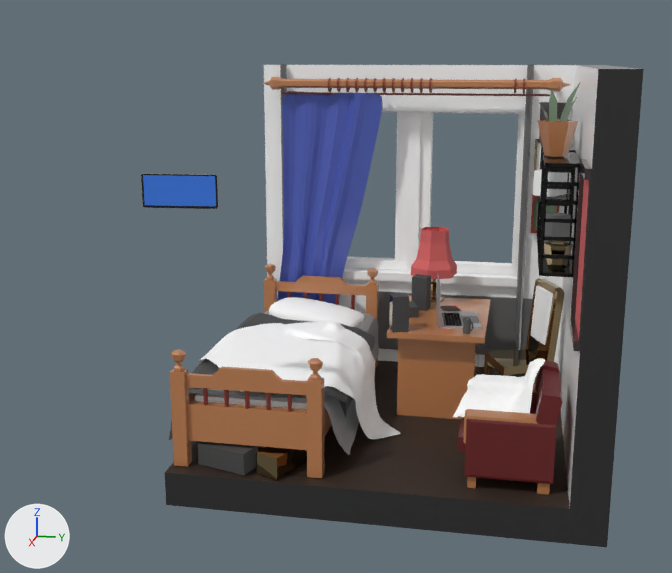
Two versions of the glTF model public/models/isometric_room_fin_3.glb, one commit apart.
Camera for both pictures: a 50 mm camera at (5.13, 0.71, 2.05) aimed at (0.31, -0.25, 0.84). Lighting does not change. The marker at lower left points along +X, +Y and +Z. Where no turn or scale is listed for an object, it has been applied to the vertices.
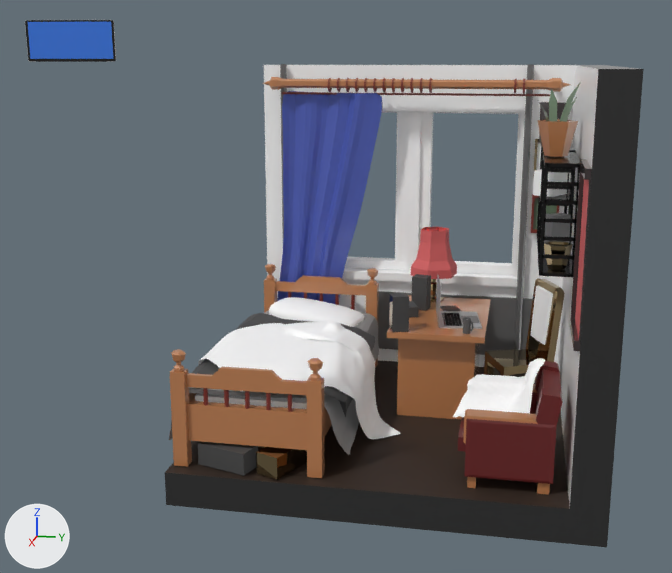
Scene script edits in JSON lines:
```json
{"op": "set", "path": "ob_floatscreenmesh.location", "old": "(1.117, -0.816, 1.454)", "new": "(1.659, -1.032, 2.108)"}
```

Changed parts and their boxes [x1, y1, x2, y2] in the pictures (672 x 573 px):
```json
{"object": "FloatScreenMesh", "change": "moved", "before": [141, 174, 218, 209], "after": [25, 20, 116, 62]}
```
